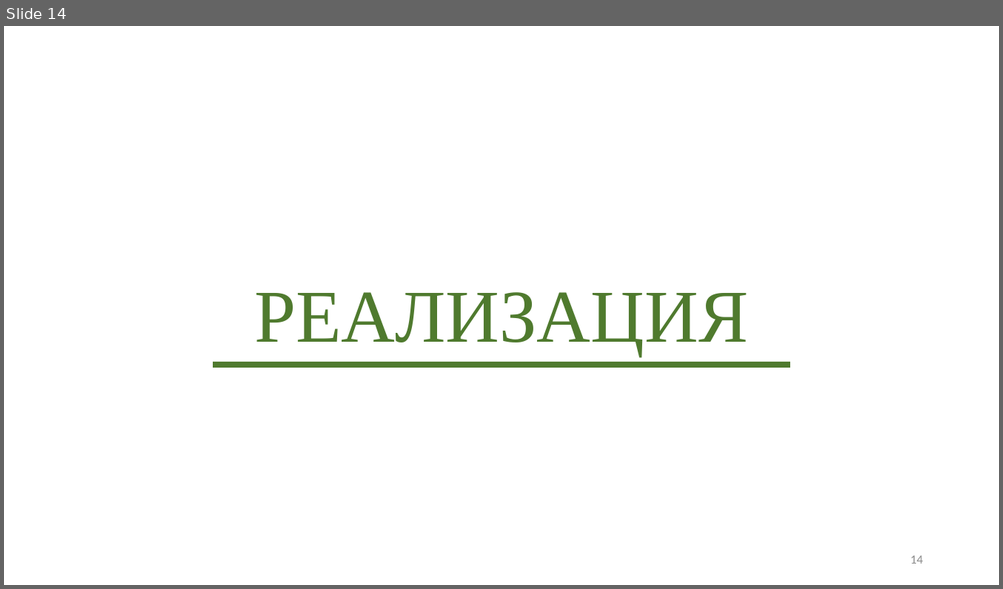
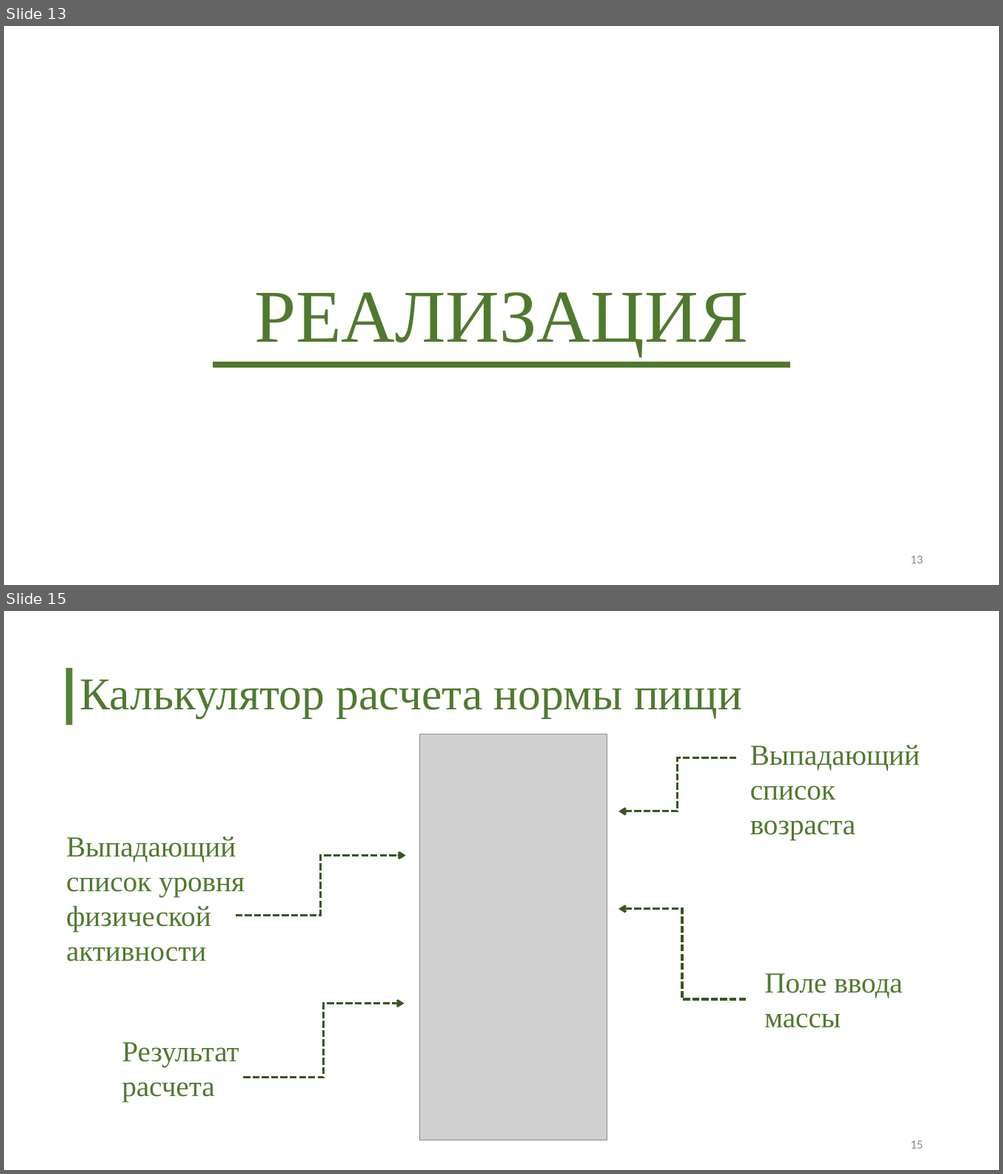
Before and after one commit to polyafedosova/TP-5.2-5, a slide deck: Documentation/Презентация.pptx. Shown one above the other, each under a label of ours: slide 14 before the commit, slides 13 and 15 after it; the slides between them are not shown. The pictures are 1003x589 and 1003x1174 pixels, drawn with LibreOffice and Linux fonts; fonts in the diff are those of the drawing; grey boxes stand for pictures. Boxes give left, top, right and bottom in pixels: in the first picture for what was removed or moved away, otherwise in the second. Text is boxed around its words. In the diff, an @@ line names an element or a change of style, - is before the commit and + after.

```diff
--- a/Documentation/Презентация.pptx
+++ b/Documentation/Презентация.pptx
@@ slide 15 added at (4,611,999,1170), background #FFFFFF @@
@@ rectangle added at (65,668,72,725), fill #548235 @@
@@ title added at (79,679,742,718), 44 pt, text #4F7A2E @@
+Калькулятор расчета нормы пищи
@@ picture added at (420,734,608,1141) @@
@@ elbow arrow added from (736, 758) to (619, 812), #385723 2.25 pt dashed @@
@@ text added at (750,745,919,840), 28 pt, text #4F7A2E @@
+Выпадающий список возраста
@@ text added at (66,837,244,962), 28 pt, text #4F7A2E @@
+Выпадающий список уровня физической активности
@@ elbow arrow added from (236, 915) to (405, 856), #385723 2.25 pt dashed @@
@@ elbow arrow added from (745, 999) to (619, 909), #385723 2.25 pt dashed @@
@@ text added at (764,974,902,1028), 28 pt, text #4F7A2E @@
+Поле ввода массы
@@ elbow arrow added from (244, 1078) to (404, 1003), #385723 2.25 pt dashed @@
@@ text added at (122,1042,239,1102), 28 pt, text #4F7A2E @@
+Результат расчета
@@ page number added at (910,1141,922,1149), 12 pt, text #8C8C8C @@
+15
@@ what was slide 14 is now slide 13 @@
@@ page number at (910,556,922,564): text changed @@
-14
+13
```
Also in this commit, not shown: 7 slides changed, 8 other slides added, 11 slides removed.
